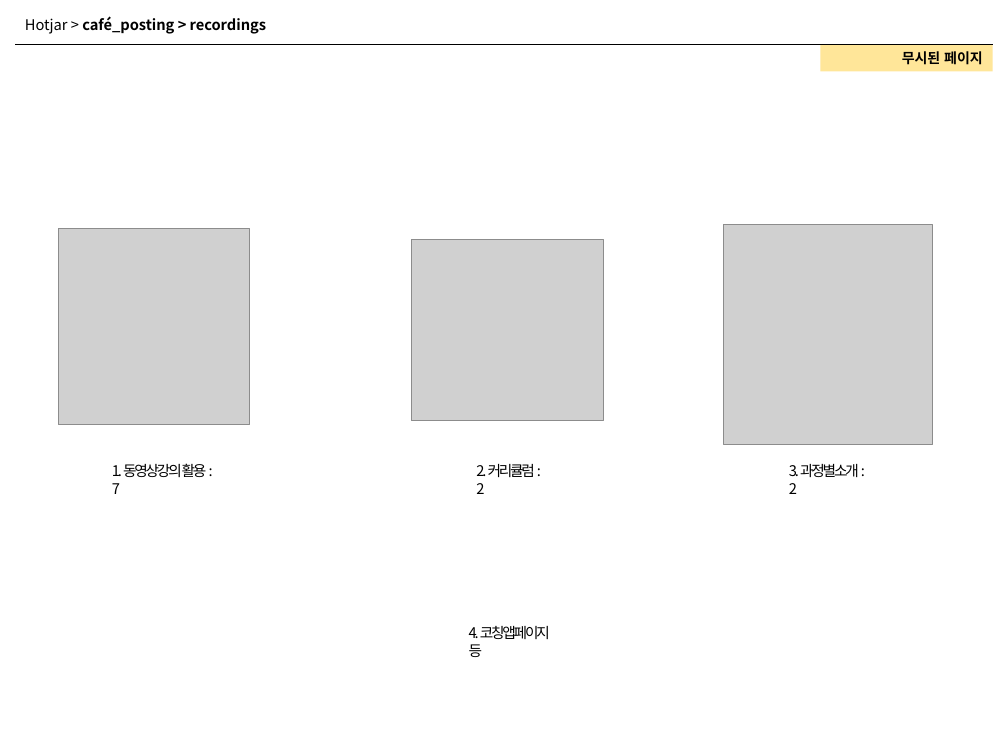
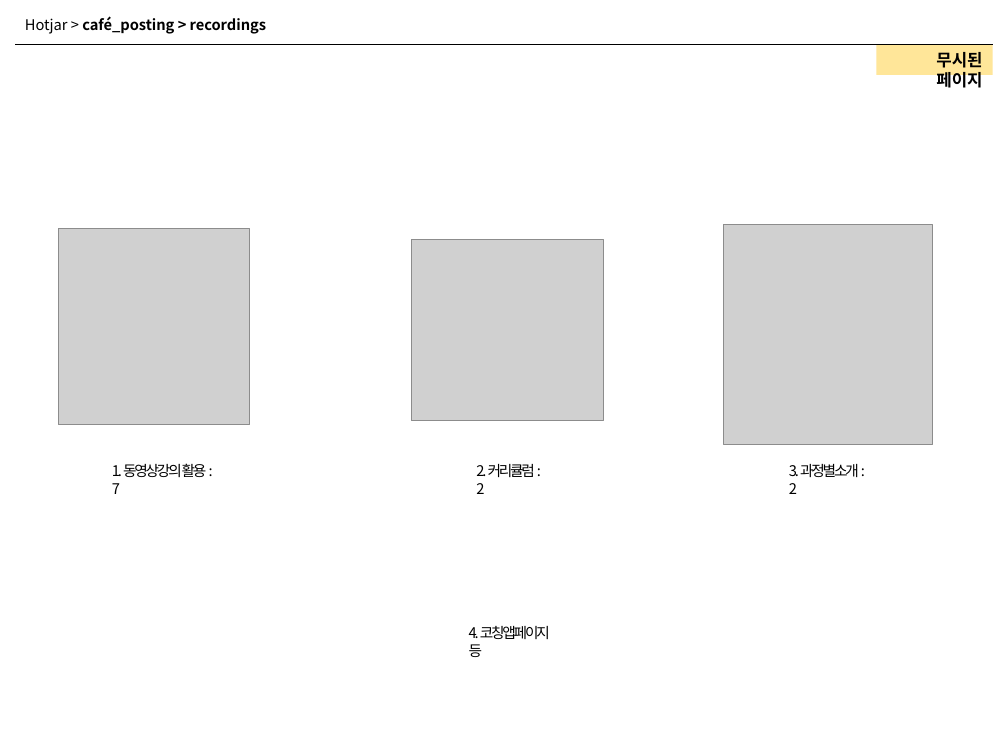
Before and after one commit to naxvinci/marketing, a slide deck: slide 16 of marketing_insights_GA.pptx. Drawn at 1008x756 pixels with LibreOffice and Linux fonts; fonts in the diff are those of the drawing; grey boxes stand for pictures. Boxes give left, top, right and bottom in pixels: in the first picture for what was removed or moved away, otherwise in the second. Text is boxed around its words. In the diff, an @@ line names an element or a change of style, - is before the commit and + after.

```diff
--- a/marketing_insights_GA.pptx
+++ b/marketing_insights_GA.pptx
@@ rectangle "무시된 페이지": place and size @@
-rectangle "무시된 페이지" at <box>821,44,993,72</box>
+rectangle "무시된 페이지" at <box>876,44,992,75</box>
@@ rectangle "무시된 페이지" at <box>876,44,992,75</box>: size 10 to 12 pt @@
```
Also in this commit, not shown: 8 other slides changed, 4 slides added, 1 slide removed.
